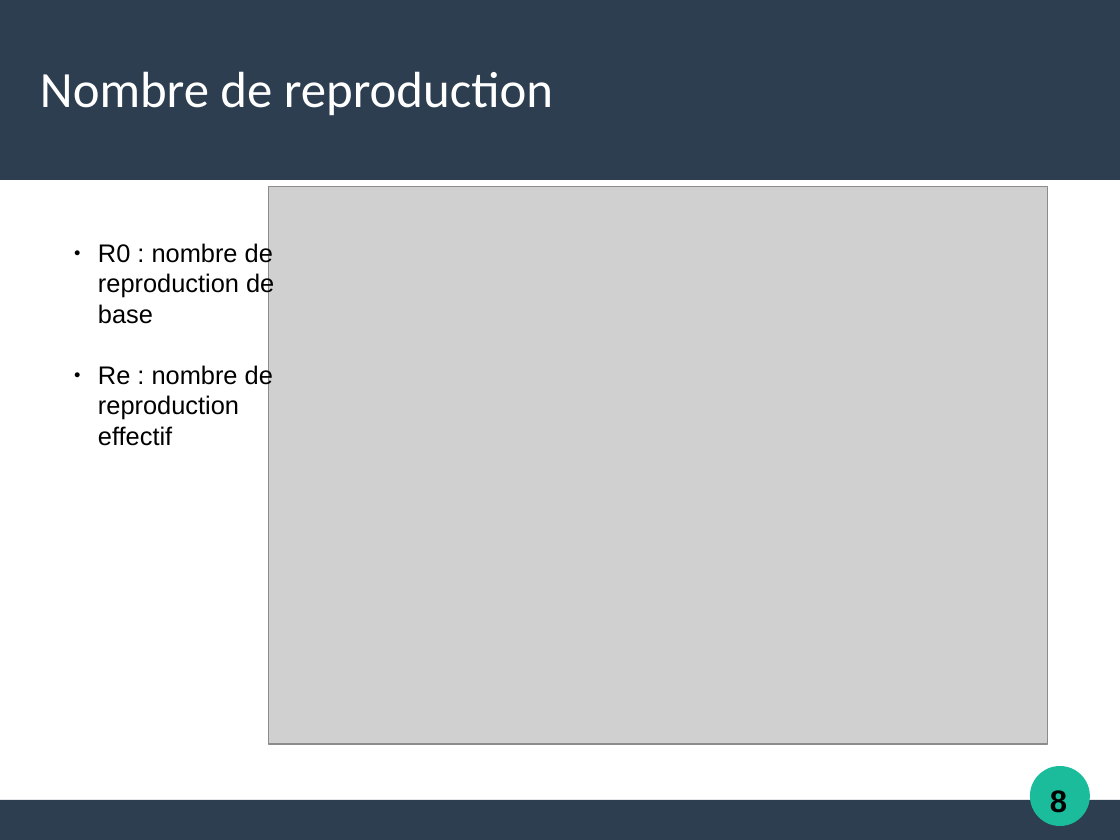
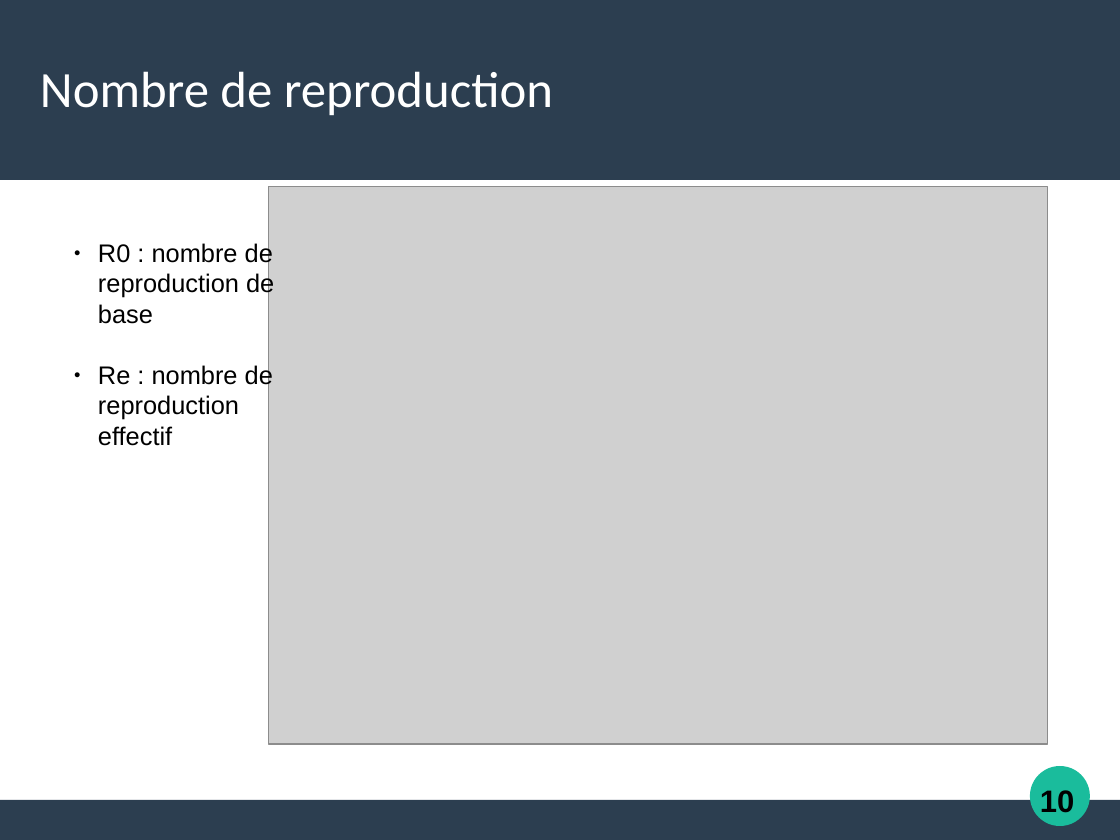
Before and after one commit to Alexia57/TIPE-2021-MP, a slide deck: slide 11 of Tipe_presentation.odp. Drawn at 1120x840 pixels with LibreOffice and Linux fonts; fonts in the diff are those of the drawing; grey boxes stand for pictures. Boxes give left, top, right and bottom in pixels: in the first picture for what was removed or moved away, otherwise in the second. Text is boxed around its words. In the diff, an @@ line names an element or a change of style, - is before the commit and + after.

```diff
--- a/Tipe_presentation.odp
+++ b/Tipe_presentation.odp
@@ text added at [1040, 790, 1074, 813], 22 pt, text #000000, bold @@
+10
@@ text removed at [1050, 790, 1067, 813] @@
-8
```
Also in this commit, not shown: 17 other slides changed, 2 slides added, 3 other files.
